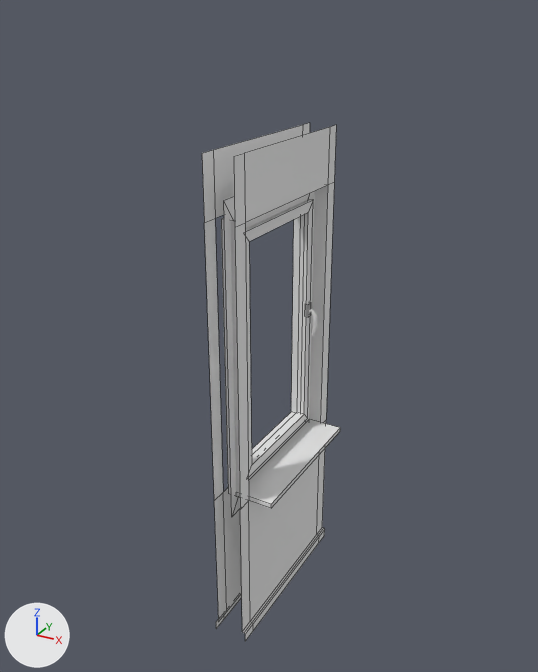
One commit to the Blender file Assets/Models/House/mod_Wand_mit_Fenster_einfach.blend: the scene before it, then after it.
One viewpoint serves both versions: a camera (50 mm lens) standing at (1.65, -2.57, 3.1) and looking at (-0.03, 0.49, 1.57). Every picture has the same lights, and +X, +Y and +Z are marked at lower left. Mesh edges are drawn as thin lines on the coarser meshes.

Before the edit, the objects in view are built like this:
```python
me_fenster = bpy.data.meshes.new('Fenster')
me_fenster.from_pydata(...)  # 24 vertices, 21 faces; spans x -0.023..0.031, y 0.0..1.283, z -0.699..0.0
me_fensterrahmen = bpy.data.meshes.new('Fensterrahmen')
me_fensterrahmen.from_pydata(...)  # 80 vertices, 51 faces; spans x -0.09..0.2, y 0.0..2.56, z -1.0..0.0
me_fensterrahmen.polygons.foreach_set('use_smooth', [True] * 51)
# before: 12 (-0.08, 2.56, 0.0) at pixel (201, 153), 13 (-0.08, 2.56, -1.0) at pixel (309, 122), 14 (0.08, 2.56, 0.0) at pixel (233, 156), 15 (0.08, 2.56, -1.0) at pixel (336, 124), 32 (-0.08, 2.56, -0.08) at pixel (213, 149)
# before: 33 (-0.08, 2.56, -0.92) at pixel (302, 124), 34 (0.08, 2.56, -0.92) at pixel (329, 127), 35 (0.08, 2.56, -0.08) at pixel (244, 153)
ob_fenster = bpy.data.objects.new('Fenster', me_fenster)
ob_fenster.parent = ob_fensterrahmen
ob_fenster.matrix_parent_inverse = Matrix(((1.0, 0.0, 0.0, -0.111), (0.0, 0.0, 1.0, 0.0), (0.0, -1.0, 0.0, 0.0), (0.0, 0.0, 0.0, 1.0)))
ob_fenster.location = (0.114, 0.15, 0.921)
ob_fenster.rotation_euler = (1.571, 0.0, 0.0)  # degrees (90, 0, 0)
ob_fensterrahmen = bpy.data.objects.new('Fensterrahmen', me_fensterrahmen)
ob_fensterrahmen.parent = ob_fenster_einfach_mit_wand
ob_fensterrahmen.matrix_parent_inverse = Matrix(((1.0, 0.0, 0.0, 0.0), (0.0, 0.0, 1.0, 0.0), (0.0, -1.0, 0.0, 0.0), (0.0, 0.0, 0.0, 1.0)))
ob_fensterrahmen.location = (0.0, 0.0, 0.0)
ob_fensterrahmen.rotation_euler = (1.571, 0.0, 0.0)  # degrees (90, 0, 0)
```
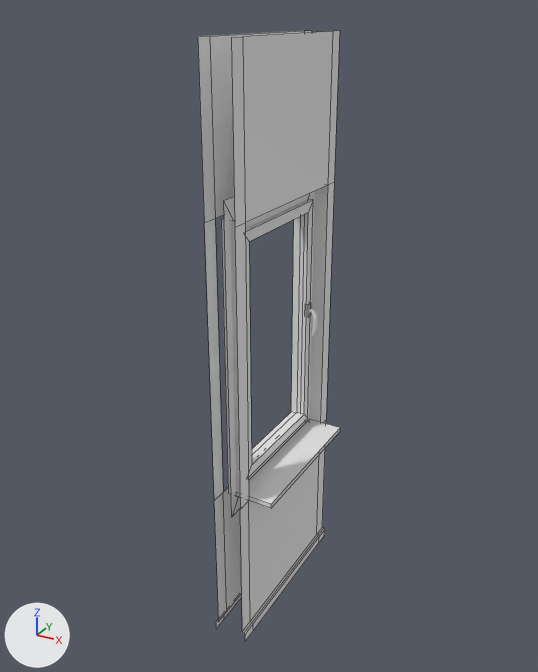
Pixel boxes [x1, y1, x2, y2] of what changed, in the pictures (538 x 672 px; the box of a moved part takes in the faces that stretch with it):
```json
{"object": "Fensterrahmen", "change": "reshaped", "before": [202, 123, 340, 641], "after": [198, 30, 340, 641], "on screen": "18% taller"}
{"part": 1, "of": "me_fensterrahmen", "change": "moved or reshaped", "before": [202, 123, 336, 227], "after": [198, 30, 340, 227]}
```

Scene script edits in JSON lines:
```json
{"block": "me_fensterrahmen", "where": "me_fensterrahmen.from_pydata(...)  # 80 vertices, 51 faces; spans x -0.09..0.2, y 0.0..2.56, z -1.0..0.0"}
{"block": "me_fensterrahmen", "where": "# used by ob_fensterrahmen; parent = ob_fenster_einfach_mit_wand; location = (0.0, 0.0, 0.0); rotation_euler = (1.571, 0.0, 0.0), in degrees (90, 0, 0)"}
{"block": "me_fensterrahmen", "change": "me_fensterrahmen part 1"}
{"op": "add", "block": "me_fensterrahmen", "code": "for i in [*range(12, 16), *range(32, 36)]: me_fensterrahmen.vertices[i].co += Vector((0.0, 0.44, 0.0))"}
```
